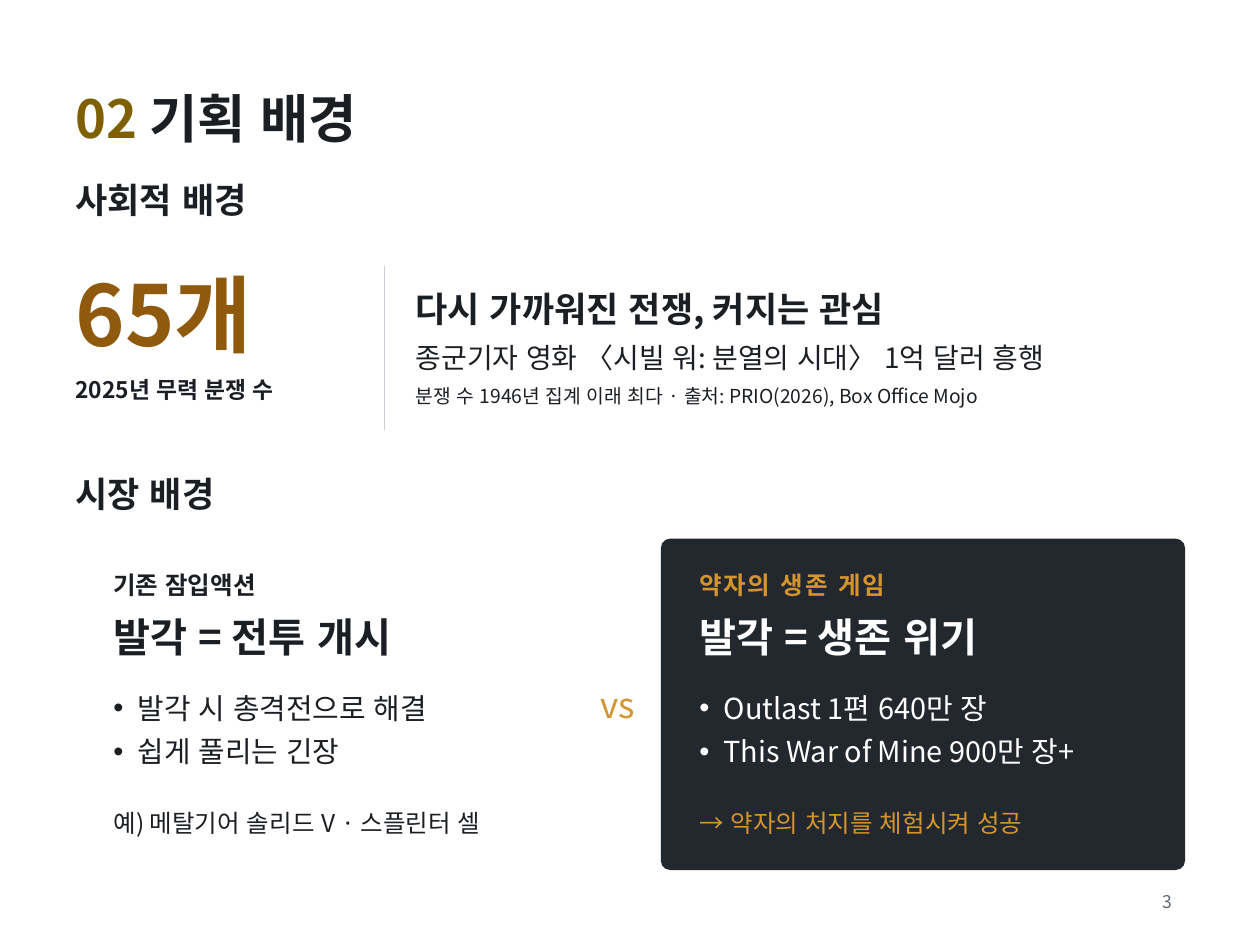
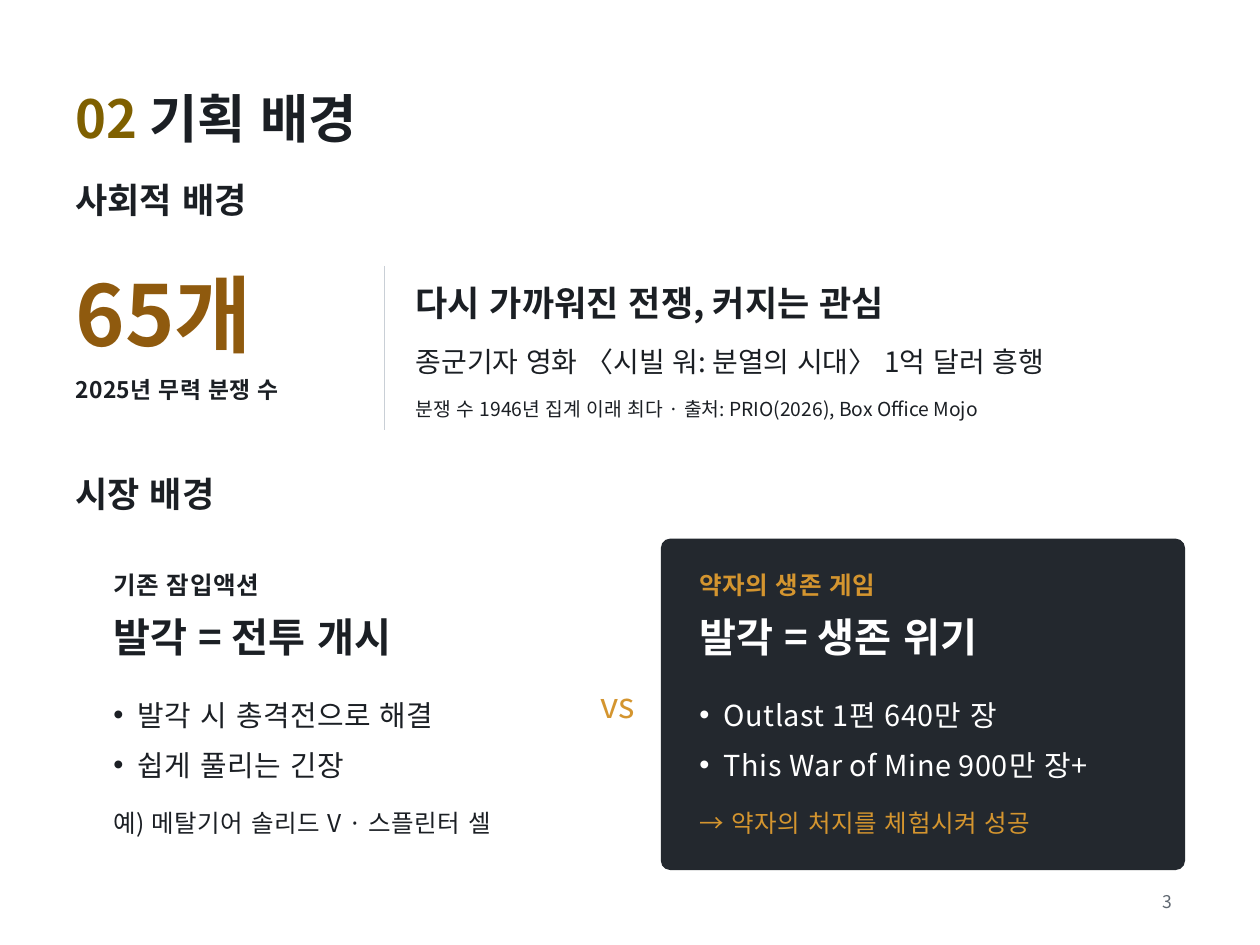
Before and after one commit to golgold/unitybasic, a slide deck: slide 3 of 기획/김민우_게임_FRAME UNDER FIRE.pptx. Drawn at 1260x945 pixels with LibreOffice and Linux fonts; fonts in the diff are those of the drawing. Boxes give left, top, right and bottom in pixels: in the first picture for what was removed or moved away, otherwise in the second. Text is boxed around its words. In the diff, an @@ line names an element or a change of style, - is before the commit and + after.

```diff
--- a/기획/김민우_게임_FRAME UNDER FIRE.pptx
+++ b/기획/김민우_게임_FRAME UNDER FIRE.pptx
@@ text "다시 가까워진 전쟁, 커지는 관심" at <box>416,286,1044,421</box>: line spacing 1 to 1.15; more space between paragraphs @@
@@ letter spacing 0 to 0.3 pt in 4 elements at <box>113,573,259,596</box>, <box>113,811,491,837</box>, <box>732,811,1031,834</box>, <box>76,379,279,400</box> @@
@@ text "약자의 생존 게임" at <box>699,573,875,596</box>: letter spacing 1 to 0.3 pt @@
@@ text "발각 시 총격전으로 해결" at <box>138,702,434,779</box>: letter spacing 0 to 0.3 pt; line spacing 1 to 1.2 @@
@@ text "Outlast 1편 640만 장" at <box>724,702,1088,778</box>: letter spacing 0 to 0.3 pt; line spacing 1 to 1.2 @@
```
Also in this commit, not shown: 7 other slides changed.
